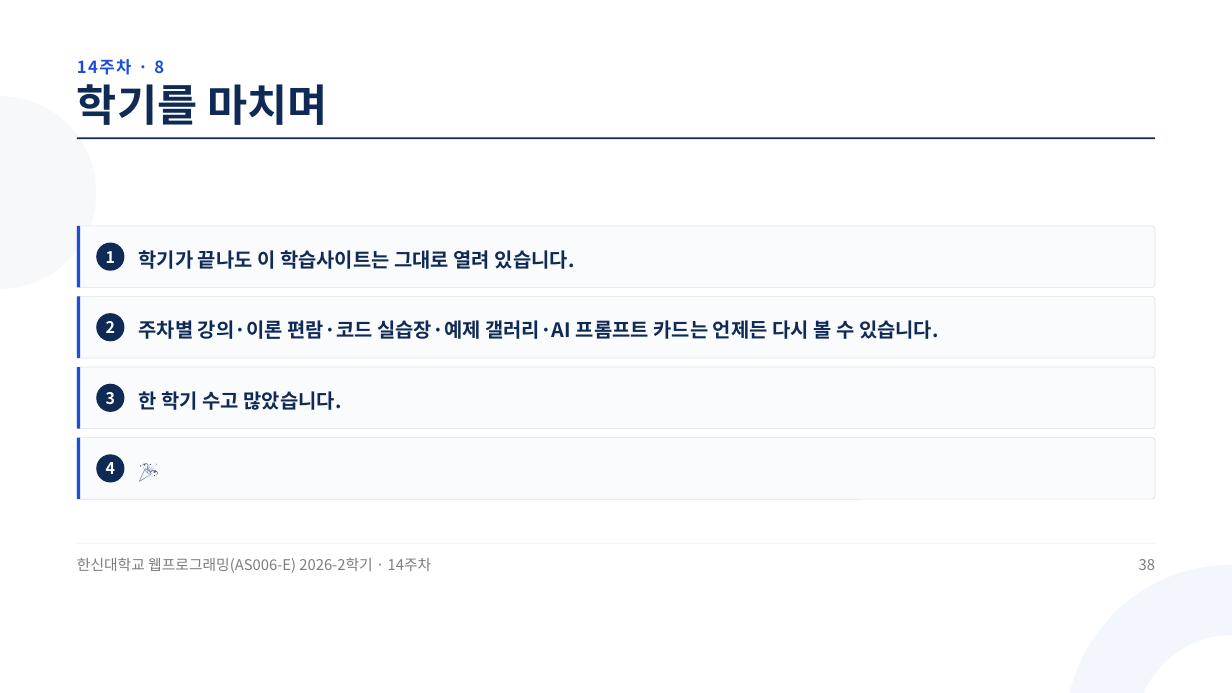
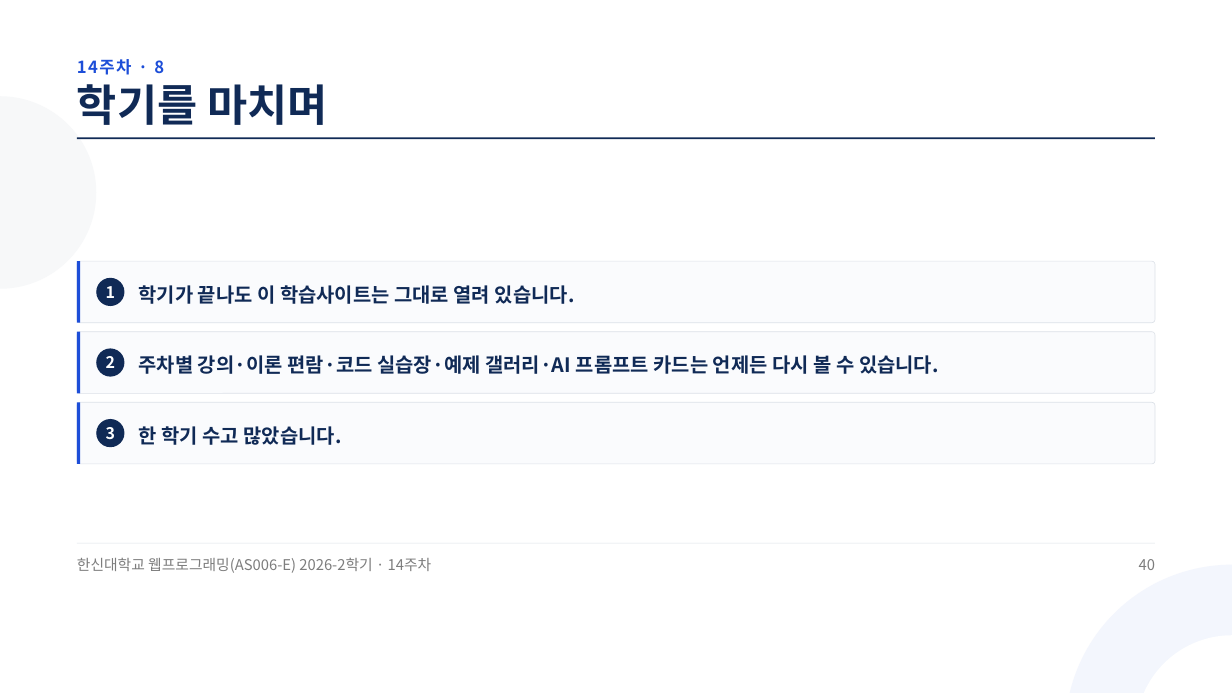
Before and after one commit to jungaistar/materials, a slide deck: slide 40 of hs-web/W14_종합_정리_및_과제_평가.pptx (slide 38 before the commit). Drawn at 1232x693 pixels with LibreOffice and Linux fonts; fonts in the diff are those of the drawing. Boxes give left, top, right and bottom in pixels: in the first picture for what was removed or moved away, otherwise in the second. Text is boxed around its words. In the diff, an @@ line names an element or a change of style, - is before the commit and + after.

Commit message:
hs-web 슬라이드 다시 굽기: W14_종합_정리_및_과제_평가.pptx (14주차 JS 과제 마무리 · 15주차 온라인 기말)

```diff
--- a/hs-web/W14_종합_정리_및_과제_평가.pptx
+++ b/hs-web/W14_종합_정리_및_과제_평가.pptx
@@ 6 texts, 3 rounded rectangles, 3 rectangles, 3 ellipses: place and size @@
-6 texts, 3 rounded rectangles, 3 rectangles, 3 ellipses at <box>77,226,1155,429</box>
+6 texts, 3 rounded rectangles, 3 rectangles, 3 ellipses at <box>77,261,1155,464</box>
@@ rounded rectangle removed at <box>77,437,1155,499</box> @@
@@ rectangle removed at <box>77,437,80,499</box> @@
@@ text removed at <box>139,444,1133,493</box> @@
-🎉
@@ ellipse removed at <box>96,455,124,483</box> @@
@@ text removed at <box>106,462,115,474</box> @@
-4
@@ text at <box>1139,559,1155,570</box>: text changed @@
-38
+40
```
Also in this commit, not shown: 42 other slides changed, 4 slides added, 2 slides removed.
